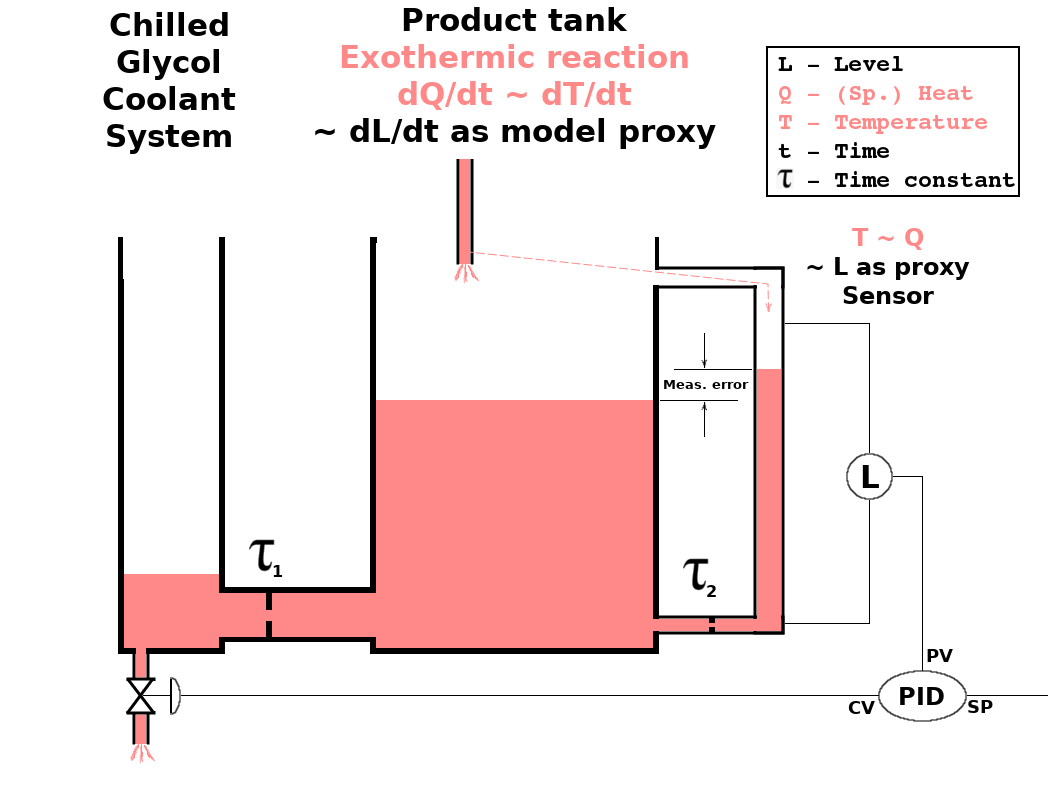
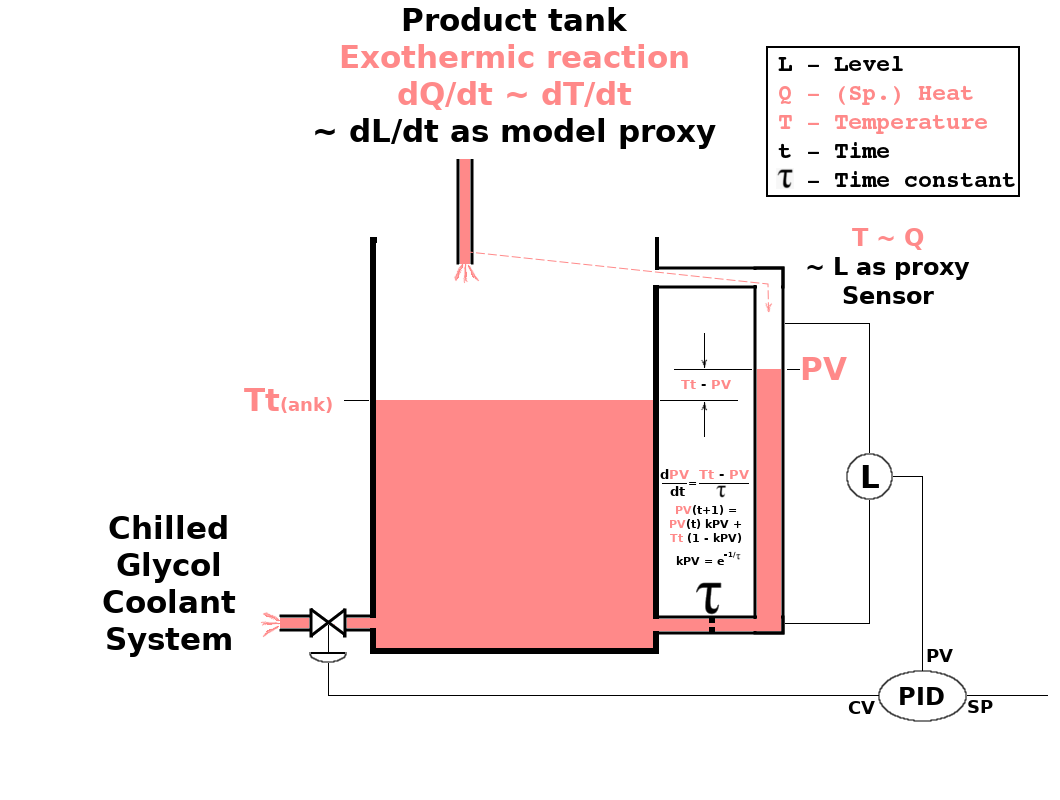
The second 1060x800 image is a revision of the first. Changes to its layers:
added layer "Tt(ank)" above "PV #1" over [244, 388, 332, 413]
added layer "PV #1" above "Product tank ..." over [802, 357, 847, 380]
removed layer "2" over [707, 585, 716, 597]
removed layer "1" over [273, 565, 283, 577]
painted on "Chilled ..." over [103, 12, 236, 657]
renamed "Meas. error" to "Tt - PV", painted on it over [664, 380, 749, 389]
added layer "dPV Tt - PV ..." above "=" over [660, 469, 749, 496]
added layer "=" above "kPV = e 1/" over [689, 482, 697, 485]
added layer "kPV = e 1/" above "PV(t+1) = ..." over [676, 551, 736, 565]
added layer "PV(t+1) = ..." above "Background" over [670, 505, 742, 543]
painted on "Background" over [118, 237, 800, 764]
